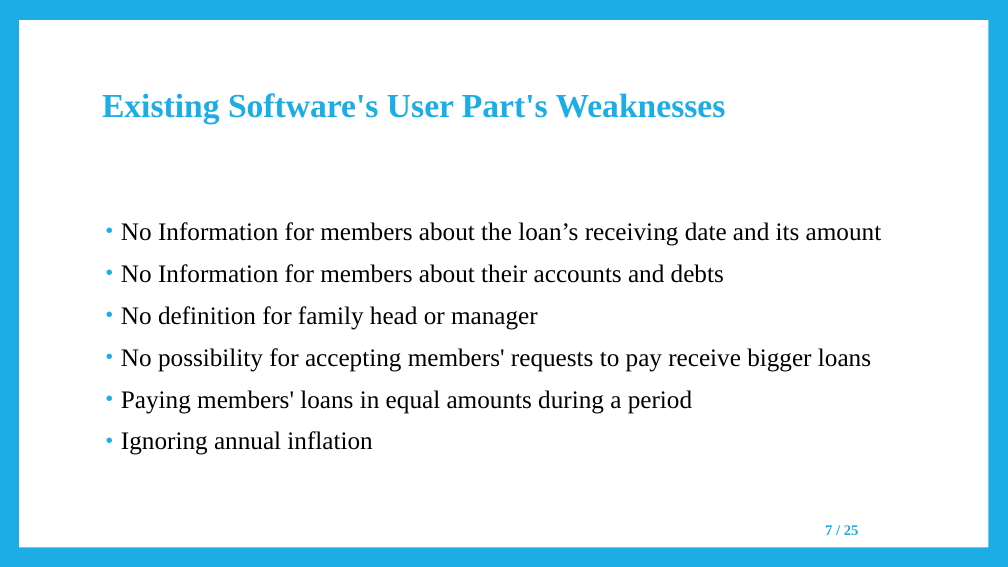
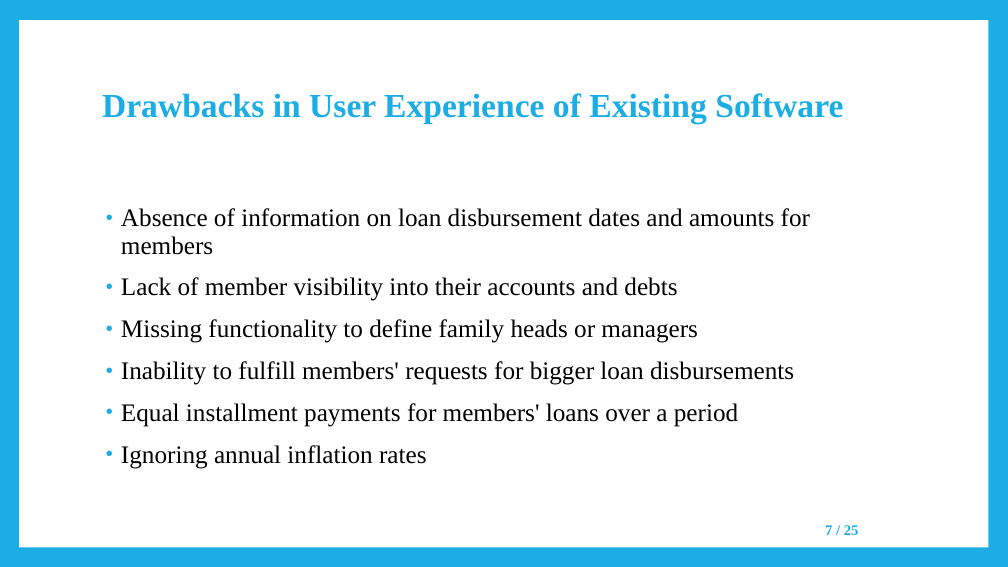
Before and after one commit to negarK2000/Presentation, a slide deck: slide 7 of SavingsFundsManagementSystems/SavingsFundsManagementSystems_Presentation.pptx. Drawn at 1008x567 pixels with LibreOffice and Linux fonts; fonts in the diff are those of the drawing. Boxes give left, top, right and bottom in pixels: in the first picture for what was removed or moved away, otherwise in the second. Text is boxed around its words. In the diff, an @@ line names an element or a change of style, - is before the commit and + after.

```diff
--- a/SavingsFundsManagementSystems/SavingsFundsManagementSystems_Presentation.pptx
+++ b/SavingsFundsManagementSystems/SavingsFundsManagementSystems_Presentation.pptx
@@ title at (102, 93, 843, 123): text changed @@
-Existing Software's User Part's Weaknesses
+Drawbacks in User Experience of Existing Software
@@ text at (121, 208, 810, 469): text changed @@
-• No Information for members about the loan’s receiving date and its amount
-• No Information for members about their accounts and debts
-• No definition for family head or manager
-• No possibility for accepting members' requests to pay receive bigger loans
-• Paying members' loans in equal amounts during a period
-• Ignoring annual inflation
+• Absence of information on loan disbursement dates and amounts for members
+• Lack of member visibility into their accounts and debts
+• Missing functionality to define family heads or managers
+• Inability to fulfill members' requests for bigger loan disbursements
+• Equal installment payments for members' loans over a period
+• Ignoring annual inflation rates
```
Also in this commit, not shown: 18 other slides changed, 11 other files.
